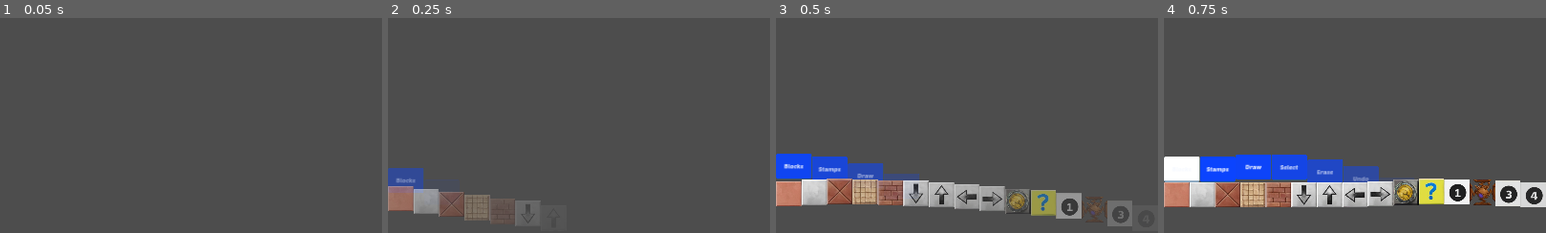
Above: before the commit, frames 1-4 (left to right).
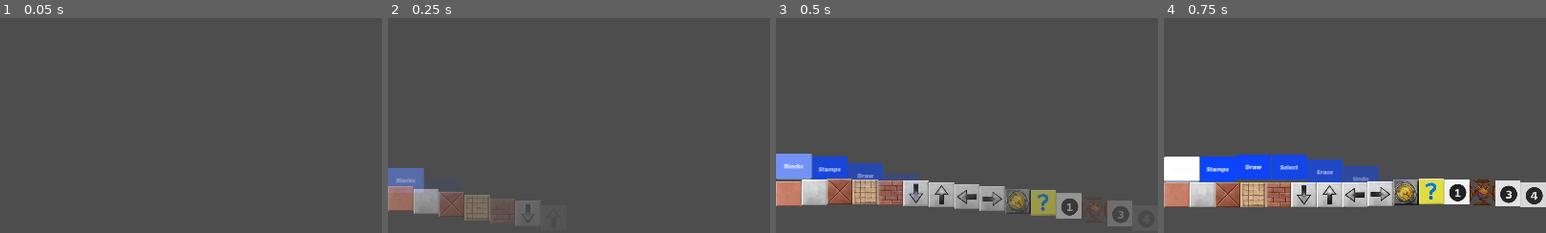
Above: after the commit, the same moments.

Repository: jacob-grahn/platform-racing-4
Game: Godot game, scene res://pages/editor/Editor.tscn
Two runs of this game, one before a commit and one after it. Both use one fixed random seed, a clock stepped at 60 frames per second and the inputs below. This scene is started directly instead of the project's main scene.
Inputs:
- Up to frame 1 (0.05 s): no input
- Up to frame 2 (0.25 s): no input
- Up to frame 3 (0.5 s): no input
- Up to frame 4 (0.75 s): click "Blocks" at 0.5 s
The pictures show only the part of the screen within x 0-50%, y 50-100%; the shares and areas given below are measured in that part.

Frame 1 is identical in both runs. In frame 2, 0.8% of the frame differs, in the area x 0-10%, y 69-80%; in frame 3, 1.1%, in the area x 0-10%, y 63-76%; in frame 4, nothing differs.

Commit message:
can kind of rotate whole layers

Diff:
--- a/client/pages/editor/Editor.gd
+++ b/client/pages/editor/Editor.gd
@@ -5,16 +5,14 @@
 @onready var test = $UI/Test
 @onready var level_encoder = $LevelEncoder
 @onready var level_decoder = $LevelDecoder
-@onready var slider_menu = $UI/SliderMenu
+@onready var editor_menu = $UI/EditorMenu
 
 static var current_level: Dictionary
-var current_layer_name: String = "L1"
 
 
 func _ready():
 	back.connect("pressed", _on_back_pressed)
 	test.connect("pressed", _on_test_pressed)
-	slider_menu.connect("layer_changed", _on_layer_changed)
 	if Editor.current_level:
 		level_decoder.decode(Editor.current_level)
 	else:
@@ -35,7 +33,3 @@
 	Editor.current_level = level_encoder.encode()
 	var tester = Helpers.set_scene("TESTER")
 	tester.set_level(Editor.current_level)
-
-
-func _on_layer_changed(new_layer_name: String) -> void:
-	current_layer_name = new_layer_name
--- a/client/pages/editor/Editor.tscn
+++ b/client/pages/editor/Editor.tscn
@@ -2,12 +2,12 @@
 
 [ext_resource type="Script" path="res://pages/editor/Editor.gd" id="1_qeoq7"]
 [ext_resource type="PackedScene" uid="uid://b37txmrlmt0ae" path="res://pages/editor/EditorCamera.tscn" id="2_ifj8n"]
-[ext_resource type="PackedScene" uid="uid://c1an2cgd34sv1" path="res://pages/editor/menu/SliderMenu.tscn" id="2_klaio"]
 [ext_resource type="PackedScene" uid="uid://cl0yelhxpgf2k" path="res://pages/editor/EditorEvents.tscn" id="3_05sia"]
 [ext_resource type="PackedScene" uid="uid://joknjf6qnfx5" path="res://pages/editor/cursors/Cursor.tscn" id="4_pnfuv"]
 [ext_resource type="PackedScene" uid="uid://e6aydemh5yb1" path="res://pages/editor/Penciler.tscn" id="5_vq0x1"]
 [ext_resource type="PackedScene" uid="uid://batk4yeogrp0r" path="res://pages/editor/LevelEncoder.tscn" id="6_1cvds"]
 [ext_resource type="PackedScene" uid="uid://b58uyky8g3863" path="res://pages/editor/LevelDecoder.tscn" id="7_kmgse"]
+[ext_resource type="PackedScene" uid="uid://c1an2cgd34sv1" path="res://pages/editor/menu/EditorMenu.tscn" id="8_c5wg3"]
 [ext_resource type="Theme" uid="uid://cf25w553mynfo" path="res://theme.tres" id="8_t266g"]
 
 [node name="Editor" type="Node2D"]
@@ -29,7 +29,7 @@
 
 [node name="Cursor" parent="UI" instance=ExtResource("4_pnfuv")]
 
-[node name="SliderMenu" parent="UI" instance=ExtResource("2_klaio")]
+[node name="EditorMenu" parent="UI" instance=ExtResource("8_c5wg3")]
 
 [node name="Test" type="Button" parent="UI"]
 offset_left = 1718.0
--- a/client/pages/editor/EditorEvents.gd
+++ b/client/pages/editor/EditorEvents.gd
@@ -1,33 +1,45 @@
 extends Node2D
 class_name EditorEvents
 
-signal do_event
-signal undo_event
+signal level_event
 
+# control events, switching tools, swtiching selected block, etc
+const SELECT_TOOL = 'select_tool'
+const SELECT_BLOCK = 'select_block'
+const SELECT_LAYER = 'select_layer'
+
+# level events, adding blocks, drawing, changeing a setting, etc
 const SET_TILE = 'set_tile'
 const ADD_LINE = 'add_line'
 const ADD_LAYER = 'add_layer'
+const ROTATE_LAYER = 'rotate_layer'
+const UNDO = 'undo'
 
 var events = []
 var redo_events = []
 
 
 func _ready():
-	get_node("../UI/Cursor").connect("event", add_event)
-	get_node("../UI/SliderMenu").connect("event", add_event)
+	get_node("../UI/Cursor").connect("level_event", _on_level_event)
+	get_node("../UI/EditorMenu").connect("level_event", _on_level_event)
 
 
-func add_event(event: Dictionary) -> void:
+func _on_level_event(event: Dictionary) -> void:
+	print("EditorEvents::_on_level_event ", event)
 	if len(redo_events) > 0:
 		redo_events = []
 	events.push_back(event)
-	emit_signal("do_event", event)
+	emit_signal("level_event", event)
 
 
 func undo() -> void:
 	var event = events.pop_back()
 	redo_events.push_back(event)
-	emit_signal("undo_event", event)
+	var undo_event = {
+		"type": UNDO,
+		"event": event
+	}
+	emit_signal("level_event", undo_event)
 
 
 func redo() -> void:
@@ -35,4 +47,4 @@
 		return
 	var event = redo_events.pop_back()
 	events.push_back(event)
-	emit_signal("do_event", event)
+	emit_signal("level_event", event)
--- a/client/pages/editor/LevelDecoder.gd
+++ b/client/pages/editor/LevelDecoder.gd
@@ -7,6 +7,7 @@
 	for encoded_layer in level.layers:
 		var layer = LAYER.instantiate()
 		layer.name = encoded_layer.name
+		layer.rotation_degrees = encoded_layer.get("rotation", 0)
 		get_node("../Layers").add_child(layer)
 		if encoded_layer.get("chunks"):
 			decode_chunks(encoded_layer.chunks, layer.get_node("TileMap"))
--- a/client/pages/editor/LevelEncoder.gd
+++ b/client/pages/editor/LevelEncoder.gd
@@ -12,7 +12,8 @@
 		var tile_layer = {
 			"name": group_layer.name,
 			"chunks": encode_chunks(group_layer.get_node("TileMap")),
-			"objects": encode_lines(group_layer.get_node("Lines"))
+			"objects": encode_lines(group_layer.get_node("Lines")),
+			"rotation": group_layer.rotation_degrees
 		}
 		level.layers.push_back(tile_layer)
 	return level
--- a/client/pages/editor/Penciler.gd
+++ b/client/pages/editor/Penciler.gd
@@ -2,15 +2,15 @@
 
 const LAYER = preload("res://pages/editor/Layer.tscn")
 
-var layers: Node2D
+@onready var layers: Node2D = get_node("../Layers")
+@onready var editor_events: Node2D = get_node("../EditorEvents")
 
 
 func _ready():
-	layers = get_node("../Layers")
-	get_node("../EditorEvents").connect("do_event", _on_do_event)
+	editor_events.connect("level_event", _on_level_event)
 
 
-func _on_do_event(event: Dictionary) -> void:
+func _on_level_event(event: Dictionary) -> void:
 	if event.type == EditorEvents.SET_TILE:
 		var tilemap: TileMap = layers.get_node(event.layer_name + "/TileMap")
 		tilemap.set_cell(0, event.coords, 0, Helpers.to_atlas_coords(event.block_id))
@@ -26,3 +26,6 @@
 		var layer = LAYER.instantiate()
 		layer.name = event.name
 		layers.add_child(layer)
+	if event.type == EditorEvents.ROTATE_LAYER:
+		var layer = layers.get_node(event.layer_name)
+		layer.rotation_degrees = event.rotation
--- a/client/pages/editor/cursors/BlockCursor.gd
+++ b/client/pages/editor/cursors/BlockCursor.gd
@@ -1,17 +1,19 @@
 extends Node2D
 
-signal event
+signal level_event
 
 var block_id: int = 0
+@onready var slider_menu: Node2D = get_node("../../EditorMenu")
 
 
 func _ready():
-	var slider_menu = get_node("../../SliderMenu")
-	slider_menu.connect("block_changed", _on_block_changed)
+	slider_menu.connect("control_event", _on_control_event)
 
 
-func _on_block_changed(new_block_id: int) -> void:
-	block_id = new_block_id
+func _on_control_event(event: Dictionary) -> void:
+	print("BlockCursor::_on_control_event", event)
+	if event.type == EditorEvents.SELECT_BLOCK:
+		block_id = event.block_id
 
 
 func on_mouse_down():
@@ -26,7 +28,7 @@
 	var atlas_coords = Helpers.to_atlas_coords(block_id)
 	var existing_atlas_coords = tilemap.get_cell_atlas_coords(0, coords)
 	if atlas_coords != existing_atlas_coords:
-		emit_signal("event", {
+		emit_signal("level_event", {
 			"type": EditorEvents.SET_TILE,
 			"layer_name": get_parent().layer_name,
 			"coords": coords,
--- a/client/pages/editor/cursors/Cursor.gd
+++ b/client/pages/editor/cursors/Cursor.gd
@@ -1,7 +1,7 @@
 extends Node2D
 class_name Cursor
 
-signal event
+signal level_event
 
 @onready var control = $Control
 @onready var block_cursor = $BlockCursor
@@ -14,13 +14,12 @@
 
 
 func _ready():
-	var slider_menu = get_parent().get_node("SliderMenu")
-	slider_menu.connect("control_changed", _on_control_changed)
-	slider_menu.connect("layer_changed", _on_layer_changed)
+	var editor_menu = get_node("../EditorMenu")
+	editor_menu.connect("control_event", _on_control_event)
 	control.connect("gui_input", _on_gui_input)
 
 	for child in get_children():
-		child.connect("event", _on_subcursor_event)
+		child.connect("level_event", _on_subcursor_event)
 
 
 func _on_gui_input(event: InputEvent):
@@ -41,16 +40,18 @@
 		using_gui = true
 
 
-func _on_control_changed(control: String) -> void:
-	if control == "Blocks":
-		current_cursor = block_cursor
-	if control == "Draw":
-		current_cursor = draw_cursor
+func _on_control_event(event: Dictionary) -> void:
+	print("Cursor::_on_control_event ", event)
+	if event.type == EditorEvents.SELECT_TOOL:
+		if event.tool == "blocks":
+			current_cursor = block_cursor
+		if event.tool == "draw":
+			current_cursor = draw_cursor
+	if event.type == EditorEvents.SELECT_LAYER:
+		layer_name = event.layer_name
 
 
-func _on_layer_changed(new_layer_name: String) -> void:
-	layer_name = new_layer_name
 
 
 func _on_subcursor_event(event: Dictionary) -> void:
-	emit_signal("event", event)
+	emit_signal("level_event", event)
--- a/client/pages/editor/cursors/DrawCursor.gd
+++ b/client/pages/editor/cursors/DrawCursor.gd
@@ -1,6 +1,6 @@
 extends Node2D
 
-signal event
+signal level_event
 
 var current_line: Line2D
 var current_point: Vector2i
@@ -43,7 +43,7 @@
 		var simplified_points = douglas_peucker(current_line.points, optimization_epsilon)
 
 		# Save the line
-		emit_signal("event", {
+		emit_signal("level_event", {
 			"type": EditorEvents.ADD_LINE,
 			"layer_name": get_parent().layer_name,
 			"position": current_line.position,
--- a/client/pages/editor/menu/SliderBlockButton.tscn
+++ b/client/pages/editor/menu/BlockButton.tscn
@@ -1,7 +1,7 @@
 [gd_scene load_steps=4 format=3 uid="uid://bbymfy68h26fc"]
 
 [ext_resource type="PackedScene" uid="uid://db2mwvyolxxpv" path="res://pages/editor/menu/SliderItem.tscn" id="1_d0q7r"]
-[ext_resource type="Script" path="res://pages/editor/menu/SliderBlockButton.gd" id="2_wqcke"]
+[ext_resource type="Script" path="res://pages/editor/menu/BlockButton.gd" id="2_wqcke"]
 [ext_resource type="Texture2D" uid="uid://biychvjet5htu" path="res://tiles/tileatlas.png" id="3_bbiin"]
 
 [node name="SliderBlockButton" instance=ExtResource("1_d0q7r")]
--- a/client/pages/editor/menu/SliderBlockRow.gd
+++ b/client/pages/editor/menu/BlockRow.gd
@@ -1,19 +1,22 @@
 extends SliderRow
 
-signal pressed
+signal control_event
 
-const SliderBlockButton = preload("res://pages/editor/menu/SliderBlockButton.tscn")
+const BLOCK_BUTTON = preload("res://pages/editor/menu/BlockButton.tscn")
 
 
 func _ready():
 	super._ready()
 	step_delay = 0.03
 	for i in range(1, 40):
-		var block_button = SliderBlockButton.instantiate()
+		var block_button = BLOCK_BUTTON.instantiate()
 		add_slider(block_button)
 		block_button.set_block_id(i)
 		block_button.connect("pressed", _on_pressed)
 
 
 func _on_pressed(block_id: int) -> void:
-	emit_signal("pressed", block_id)
+	emit_signal("control_event", {
+		"type": EditorEvents.SELECT_BLOCK,
+		"block_id": block_id
+	})
--- /dev/null
+++ b/client/pages/editor/menu/BlockRow.tscn
@@ -0,0 +1,6 @@
+[gd_scene load_steps=2 format=3 uid="uid://djvle7tpyx6mq"]
+
+[ext_resource type="Script" path="res://pages/editor/menu/BlockRow.gd" id="1_g5afv"]
+
+[node name="SliderBlockRow" type="Node2D"]
+script = ExtResource("1_g5afv")
--- /dev/null
+++ b/client/pages/editor/menu/EditorMenu.gd
@@ -0,0 +1,54 @@
+extends Node2D
+
+signal control_event
+signal level_event
+
+@onready var tool_row = $ToolRow
+
+
+func _ready():
+	add_row(tool_row)
+	get_viewport().size_changed.connect(_on_size_changed)
+	_on_size_changed()
+
+
+func add_row(row) -> void:
+	add_child(row)
+	row.connect("control_event", _on_control_event)
+	row.connect("level_event", _on_level_event)
+	_position_rows()
+
+
+func remove_row(row) -> void:
+	remove_child(row)
+	_on_size_changed()
+
+
+func get_height() -> float:
+	var height = 0
+	for row in get_children():
+		height += row.get_dimensions().y
+	return height
+
+
+func _position_rows() -> void:
+	var y = 0
+	for row in get_children():
+		row.position.y = y
+		y += row.get_dimensions().y
+	_on_size_changed()
+
+
+func _on_size_changed():
+	var window_size = get_viewport().get_visible_rect().size
+	position = Vector2(0, window_size.y - get_height())
+
+
+func _on_control_event(event: Dictionary) -> void:
+	print("EditorMenu::_on_control_event ", event)
+	emit_signal("control_event", event)
+
+
+func _on_level_event(event: Dictionary) -> void:
+	print("EditorMenu::_on_level_event ", event)
+	emit_signal("level_event", event)
--- /dev/null
+++ b/client/pages/editor/menu/EditorMenu.tscn
@@ -0,0 +1,9 @@
+[gd_scene load_steps=3 format=3 uid="uid://c1an2cgd34sv1"]
+
+[ext_resource type="Script" path="res://pages/editor/menu/EditorMenu.gd" id="1_nt1xp"]
+[ext_resource type="PackedScene" uid="uid://lctqwgbr7ty5" path="res://pages/editor/menu/ToolRow.tscn" id="2_u81ln"]
+
+[node name="EditorMenu" type="Node2D"]
+script = ExtResource("1_nt1xp")
+
+[node name="ToolRow" parent="." instance=ExtResource("2_u81ln")]
--- a/client/pages/editor/menu/LayerControlRow.gd
+++ b/client/pages/editor/menu/LayerControlRow.gd
@@ -1,7 +1,8 @@
 extends SliderRow
 
+signal level_event
+
 @onready var rotation_picker = $RotationPicker
-
 var layer_name: String = ""
 
 
@@ -16,7 +17,7 @@
 
 func _on_rotation_change(rotation):
 	emit_signal("level_event", {
-		"type": "layer_rotation_change",
+		"type": EditorEvents.ROTATE_LAYER,
 		"layer_name": layer_name,
-		"value": rotation
+		"rotation": rotation
 	})
--- a/client/pages/editor/menu/LayerRow.gd
+++ b/client/pages/editor/menu/LayerRow.gd
@@ -1,10 +1,14 @@
 extends SliderRow
+class_name LayerRow
 
-signal event
-signal pressed
+signal level_event
+signal control_event
+
+static var selected_layer_name: String = "L1"
 
 @onready var layers = get_node("../../../Layers")
 @onready var editor = get_node("../../../")
+@onready var menu = get_node("../")
 
 const SLIDER_TEXT_BUTTON: PackedScene = preload("res://pages/editor/menu/SliderTextButton.tscn")
 const LAYER_CONTROL_ROW: PackedScene = preload("res://pages/editor/menu/LayerControlRow.tscn")
@@ -16,8 +20,7 @@
 	super._ready()
 
 	layer_control_row = LAYER_CONTROL_ROW.instantiate()
-	get_parent().add_row(layer_control_row)
-	layer_control_row.position.y += 128
+	menu.add_row(layer_control_row)
 
 	render()
 
@@ -43,11 +46,12 @@
 	button.connect("pressed", _on_new_pressed)
 
 	# select the currently active layer
-	select(editor.current_layer_name)
-	layer_control_row.layer_name = editor.current_layer_name
+	select(selected_layer_name)
+	layer_control_row.layer_name = selected_layer_name
 
 
 func select(label: String) -> void:
+	selected_layer_name = label
 	for button in get_children():
 		if button.get_label() == label:
 			button.set_focus(true)
@@ -57,11 +61,14 @@
 
 func _on_pressed(label: String) -> void:
 	select(label)
-	emit_signal("pressed", label)
+	emit_signal("control_event", {
+		"type": EditorEvents.SELECT_LAYER,
+		"layer_name": label
+	})
 
 
 func _on_new_pressed(label: String) -> void:
-	emit_signal("event", {
+	emit_signal("level_event", {
 		"type": EditorEvents.ADD_LAYER,
 		"name": "L" + str(layers.get_child_count() + 1)
 	})
@@ -71,3 +78,4 @@
 func _exit_tree():
 	if layer_control_row:
 		layer_control_row.queue_free()
+		layer_control_row = null
--- a/client/pages/editor/menu/SliderBlockRow.tscn
+++ /dev/null
@@ -1,6 +0,0 @@
-[gd_scene load_steps=2 format=3 uid="uid://djvle7tpyx6mq"]
-
-[ext_resource type="Script" path="res://pages/editor/menu/SliderBlockRow.gd" id="1_fw176"]
-
-[node name="SliderBlockRow" type="Node2D"]
-script = ExtResource("1_fw176")
--- a/client/pages/editor/menu/SliderControlRow.gd
+++ /dev/null
@@ -1,32 +0,0 @@
-extends SliderRow
-
-signal pressed
-
-var SliderTextButton: PackedScene = preload("res://pages/editor/menu/SliderTextButton.tscn")
-var button_labels = ["Blocks", "Stamps", "Draw", "Select", "Erase", "Undo", "Redo", "Layers"]
-
-
-func _ready():
-	super._ready()
-	for label in button_labels:
-		var button = SliderTextButton.instantiate()
-		add_slider(button)
-		button.set_label(label)
-		button.connect("pressed", _on_pressed)
-
-
-func _process(delta):
-	pass
-
-
-func select(label: String) -> void:
-	for button in get_children():
-		if button.get_label() == label:
-			button.set_focus(true)
-		else:
-			button.set_focus(false)
-	emit_signal("pressed", label)
-
-
-func _on_pressed(label: String) -> void:
-	select(label)
--- a/client/pages/editor/menu/SliderControlRow.tscn
+++ /dev/null
@@ -1,7 +0,0 @@
-[gd_scene load_steps=3 format=3 uid="uid://lctqwgbr7ty5"]
-
-[ext_resource type="PackedScene" uid="uid://c1t4er2top1pa" path="res://pages/editor/menu/SliderRow.tscn" id="1_meyll"]
-[ext_resource type="Script" path="res://pages/editor/menu/SliderControlRow.gd" id="2_idk2l"]
-
-[node name="SliderControlRow" instance=ExtResource("1_meyll")]
-script = ExtResource("2_idk2l")
--- a/client/pages/editor/menu/SliderMenu.gd
+++ /dev/null
@@ -1,83 +0,0 @@
-extends Node2D
-
-signal control_changed
-signal block_changed
-signal layer_changed
-signal event
-
-var SliderControlRow: PackedScene = preload("res://pages/editor/menu/SliderControlRow.tscn")
-var SliderBlockRow: PackedScene = preload("res://pages/editor/menu/SliderBlockRow.tscn")
-var LayerRow: PackedScene = preload("res://pages/editor/menu/LayerRow.tscn")
-var sub_row
-var sub_row_type: String
-
-
-func _ready():
-	var control_row = SliderControlRow.instantiate()
-	control_row.connect("pressed", _on_control_pressed)
-	add_row(control_row)
-
-	get_viewport().size_changed.connect(_on_size_changed)
-	_on_size_changed()
-
-	_on_control_pressed("Blocks")
-
-
-func add_row(row) -> void:
-	var height = get_height()
-	add_child(row)
-	row.position = Vector2(0, height)
-	row.connect("event", _on_row_event)
-	_on_size_changed()
-
-
-func remove_row(row) -> void:
-	remove_child(row)
-	_on_size_changed()
-
-
-func get_height() -> float:
-	var height = 0
-	for row in get_children():
-		height += row.get_dimensions().y
-	return height
-
-
-func _on_size_changed():
-	var window_size = get_viewport().get_visible_rect().size
-	position = Vector2(0, window_size.y - get_height())
-
-
-func _on_control_pressed(label: String) -> void:
-	if sub_row_type == label:
-		return
-
-	if sub_row:
-		remove_row(sub_row)
-		sub_row = null
-
-	sub_row_type = label
-
-	if label == "Blocks":
-		sub_row = SliderBlockRow.instantiate()
-		sub_row.connect("pressed", _on_block_pressed)
-		add_row(sub_row)
-	if label == "Layers":
-		sub_row = LayerRow.instantiate()
-		sub_row.connect("event", _on_row_event)
-		sub_row.connect("pressed", _on_layer_pressed)
-		add_row(sub_row)
-
-	emit_signal("control_changed", label)
-
-
-func _on_block_pressed(block_id: int) -> void:
-	emit_signal("block_changed", block_id)
-
-
-func _on_layer_pressed(layer_name: String) -> void:
-	emit_signal("layer_changed", layer_name)
-
-
-func _on_row_event(event: Dictionary) -> void:
-	emit_signal("event", event)
--- a/client/pages/editor/menu/SliderMenu.tscn
+++ /dev/null
@@ -1,6 +0,0 @@
-[gd_scene load_steps=2 format=3 uid="uid://c1an2cgd34sv1"]
-
-[ext_resource type="Script" path="res://pages/editor/menu/SliderMenu.gd" id="1_uggbf"]
-
-[node name="SliderMenu" type="Node2D"]
-script = ExtResource("1_uggbf")
--- /dev/null
+++ b/client/pages/editor/menu/ToolRow.gd
@@ -0,0 +1,51 @@
+extends SliderRow
+
+signal control_event
+
+const BLOCK_ROW: PackedScene = preload("res://pages/editor/menu/BlockRow.tscn")
+const LAYER_ROW: PackedScene = preload("res://pages/editor/menu/LayerRow.tscn")
+var TEXT_BUTTON: PackedScene = preload("res://pages/editor/menu/SliderTextButton.tscn")
+var button_labels = ["Blocks", "Stamps", "Draw", "Select", "Erase", "Undo", "Redo", "Layers"]
+var sub_row
+var menu
+
+
+func _ready():
+	super._ready()
+	menu = get_parent()
+	for label in button_labels:
+		var button = TEXT_BUTTON.instantiate()
+		add_slider(button)
+		button.set_label(label)
+		button.connect("pressed", _on_pressed)
+
+	self.call_deferred("_on_pressed", "Blocks")
+
+
+func _on_pressed(label: String) -> void:
+	for button in get_children():
+		if button.get_label() == label:
+			button.set_focus(true)
+		else:
+			button.set_focus(false)
+
+	if sub_row && sub_row.name == label:
+		return
+
+	if sub_row:
+		menu.remove_row(sub_row)
+		sub_row = null
+
+	if label == "Blocks":
+		sub_row = BLOCK_ROW.instantiate()
+	if label == "Layers":
+		sub_row = LAYER_ROW.instantiate()
+
+	if sub_row:
+		sub_row.name = label
+		menu.call_deferred("add_row", sub_row)
+
+	emit_signal("control_event", {
+		type = EditorEvents.SELECT_TOOL,
+		tool = label.to_lower()
+	})
--- /dev/null
+++ b/client/pages/editor/menu/ToolRow.tscn
@@ -0,0 +1,7 @@
+[gd_scene load_steps=3 format=3 uid="uid://lctqwgbr7ty5"]
+
+[ext_resource type="PackedScene" uid="uid://c1t4er2top1pa" path="res://pages/editor/menu/SliderRow.tscn" id="1_ox68u"]
+[ext_resource type="Script" path="res://pages/editor/menu/ToolRow.gd" id="2_fahws"]
+
+[node name="SliderControlRow" instance=ExtResource("1_ox68u")]
+script = ExtResource("2_fahws")
Renamed: client/pages/editor/menu/SliderBlockButton.gd -> client/pages/editor/menu/BlockButton.gd
